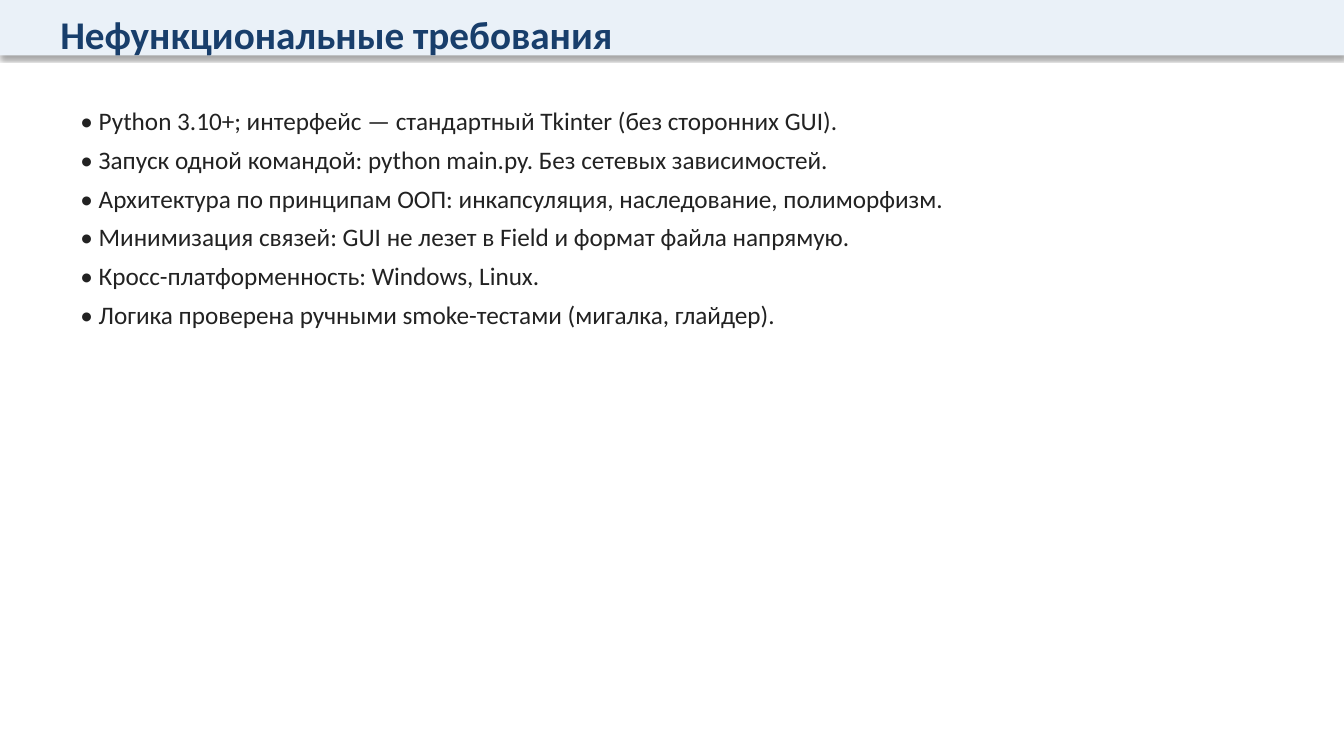
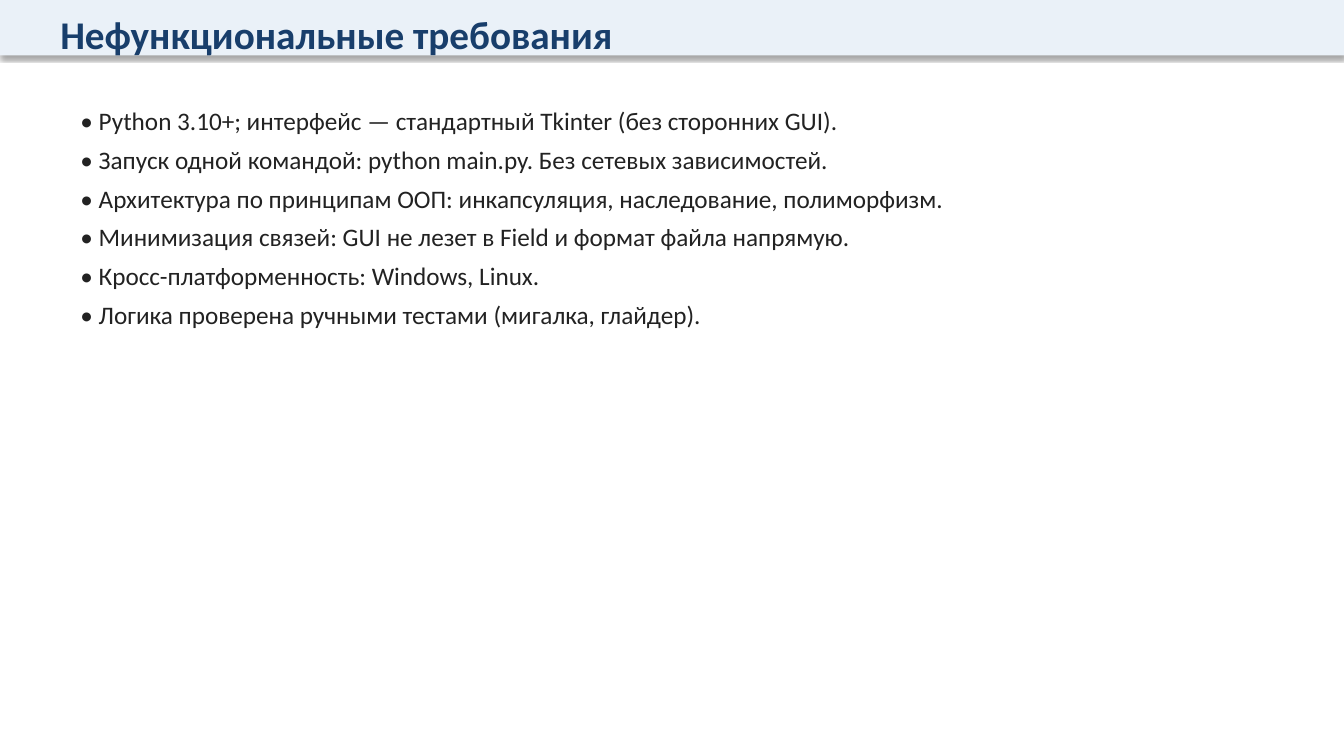
Before and after one commit to Dizrane/gamelife, a slide deck: slide 5 of docs/Презентация.pptx. Drawn at 1344x756 pixels with LibreOffice and Linux fonts; fonts in the diff are those of the drawing. Boxes give left, top, right and bottom in pixels: in the first picture for what was removed or moved away, otherwise in the second. Text is boxed around its words. In the diff, an @@ line names an element or a change of style, - is before the commit and + after.

```diff
--- a/docs/Презентация.pptx
+++ b/docs/Презентация.pptx
@@ text at [99,306,701,328]: text changed @@
-• Логика проверена ручными smoke-тестами (мигалка, глайдер).
+• Логика проверена ручными тестами (мигалка, глайдер).
```
Also in this commit, not shown: 1 other file.
